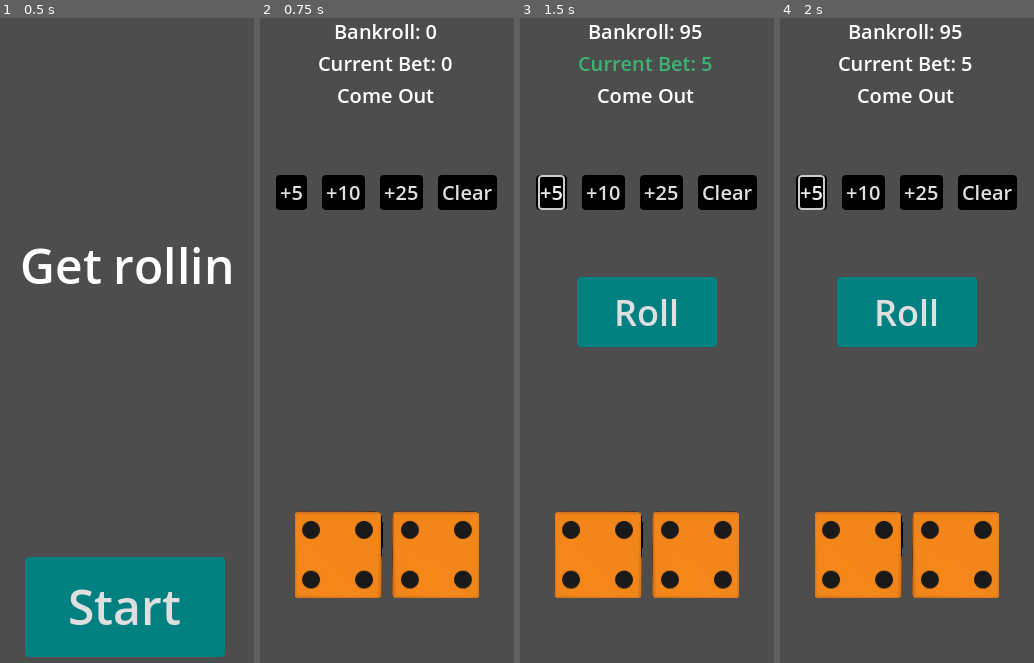
Above: before the commit, frames 1-4 (left to right).
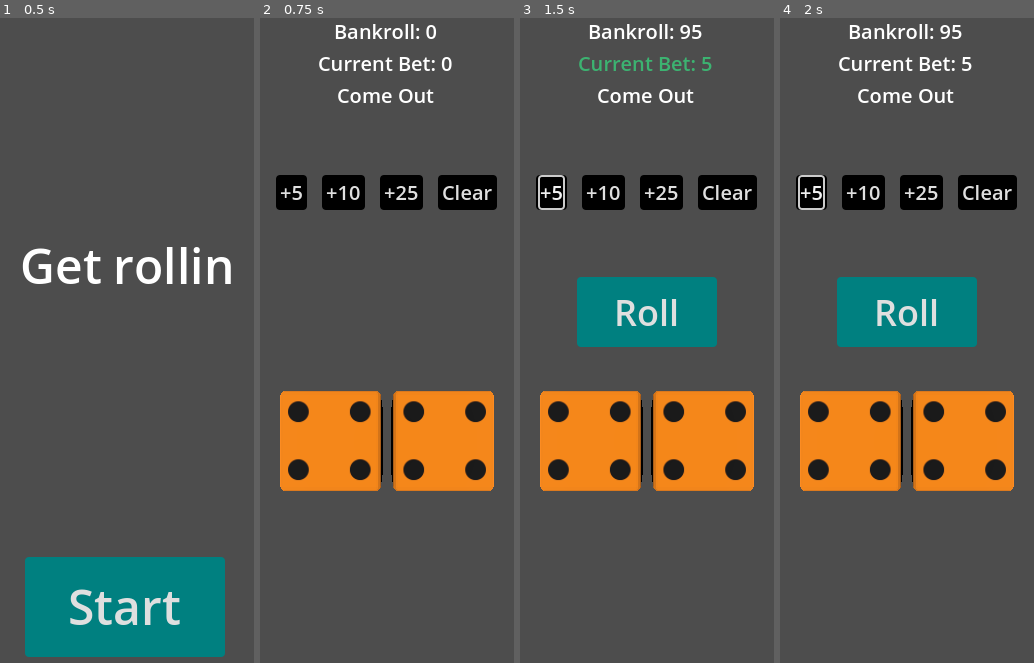
Above: after the commit, the same moments.

Repository: asarenski/godotCraps
Game: Godot game, scene res://src/scenes/main/main.tscn
Same seed, same stepped clock (60 frames per second), same inputs: the game is played once before the commit and once after it.
Inputs:
- Up to frame 1 (0.5 s): no input
- Up to frame 2 (0.75 s): click "Start" at 0.5 s
- Up to frame 3 (1.5 s): click "+5" at 1.25 s
- Up to frame 4 (2 s): no input

Frame 1 is identical in both runs. In frame 2, 22% of the frame differs, in the area x 7-93%, y 57-90%; in frame 3, 22%; in frame 4, 22%.

Commit message:
changed layout, updated Phase behavior

Diff:
--- a/src/scenes/main/hud.gd
+++ b/src/scenes/main/hud.gd
@@ -49,8 +49,14 @@
 
 	$HUDTop/Bet.text = "Current Bet: %d" % bet
 
-func update_phase(phase_text: String):
+func update_phase(phase_text: String, type: String):
 	$HUDTop/Phase.text = phase_text
+	if type == "point":
+		$HUDTop/Phase.add_theme_color_override("font_color", Color.GOLD)
+	elif type == "game_over":
+		$HUDTop/Phase.add_theme_color_override("font_color", Color.ORANGE_RED)
+	else:
+		$HUDTop/Phase.remove_theme_color_override("font_color")
 
 func update_dice_result(dice1: int, dice2: int):
 	$Results/DiceResult.text = "Dice: %d + %d = %d" % [dice1, dice2, dice1 + dice2]
--- a/src/scenes/main/main.tscn
+++ b/src/scenes/main/main.tscn
@@ -140,10 +140,8 @@
 anchor_top = 1.0
 anchor_right = 1.0
 anchor_bottom = 1.0
-offset_left = -1.0
-offset_top = -320.0
-offset_right = -1.0
-offset_bottom = -270.0
+offset_top = -190.0
+offset_bottom = -132.0
 grow_horizontal = 2
 grow_vertical = 0
 size_flags_vertical = 4
@@ -171,17 +169,17 @@
 anchor_right = 0.5
 anchor_bottom = 0.714
 offset_left = -240.0
-offset_top = -64.08
+offset_top = -114.08
 offset_right = 240.0
-offset_bottom = 191.92
+offset_bottom = 13.92
 
 [node name="RollViewPort" type="SubViewport" parent="HUD/SubViewportContainer"]
 handle_input_locally = false
-size = Vector2i(480, 256)
+size = Vector2i(480, 128)
 render_target_update_mode = 4
 
 [node name="Camera3D" type="Camera3D" parent="HUD/SubViewportContainer/RollViewPort"]
-transform = Transform3D(1, 0, 0, 0, -4.37114e-08, 1, 0, -1, -4.37114e-08, 0, 2, 0)
+transform = Transform3D(1, 0, 0, 0, -4.37114e-08, 1, 0, -1, -4.37114e-08, 0, 1, 0)
 fov = 45.0
 
 [node name="DirectionalLight3D" type="DirectionalLight3D" parent="HUD/SubViewportContainer/RollViewPort"]
--- a/src/state/comeout_betting_state.gd
+++ b/src/state/comeout_betting_state.gd
@@ -6,7 +6,7 @@
 	super(change_state, previous_state, hud)
 	game_phase = State.GamePhase.COME_OUT
 	point = null
-	hud.update_phase("Come Out")
+	hud.update_phase("Come Out", "comeout")
 	hud.get_node("BetButtons").show()
 	hud.get_node("RollButton").hide()
 	hud.bet_increased.connect(_on_bet_increased)
@@ -14,7 +14,7 @@
 	hud.roll_requested.connect(_on_roll_requested)
 
 	if bankroll == 0:
-		hud.update_phase("GAME OVER")
+		hud.update_phase("GAME OVER", "game_over")
 		hud.get_node("BetButtons").hide()
 
 func _on_bet_increased(amount: int) -> void:
--- a/src/state/point_state.gd
+++ b/src/state/point_state.gd
@@ -5,7 +5,7 @@
 func setup(change_state: Callable, previous_state: State, hud: Node) -> void:
 	super(change_state, previous_state, hud)
 	game_phase = State.GamePhase.POINT
-	hud.update_phase("Point: %d" % point)
+	hud.update_phase("Point: %d" % point, "point")
 	hud.roll_requested.connect(_on_roll_requested)
 	# Hide betting buttons in point phase
 	hud.get_node("BetButtons").hide()
--- a/src/state/rolling_state.gd
+++ b/src/state/rolling_state.gd
@@ -4,8 +4,6 @@
 
 func setup(change_state: Callable, previous_state: State, hud: Node) -> void:
 	super(change_state, previous_state, hud)
-	hud.update_phase("Rolling...")
-
 	# Connect to HUD's dice roller
 	hud.dice_roller.roll_complete.connect(_on_roll_complete)
 
